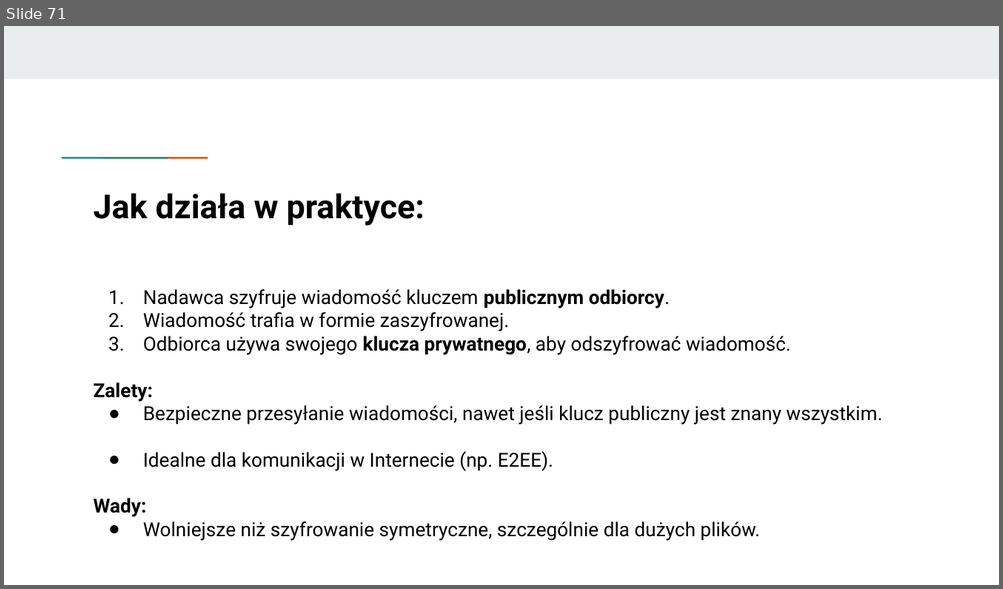
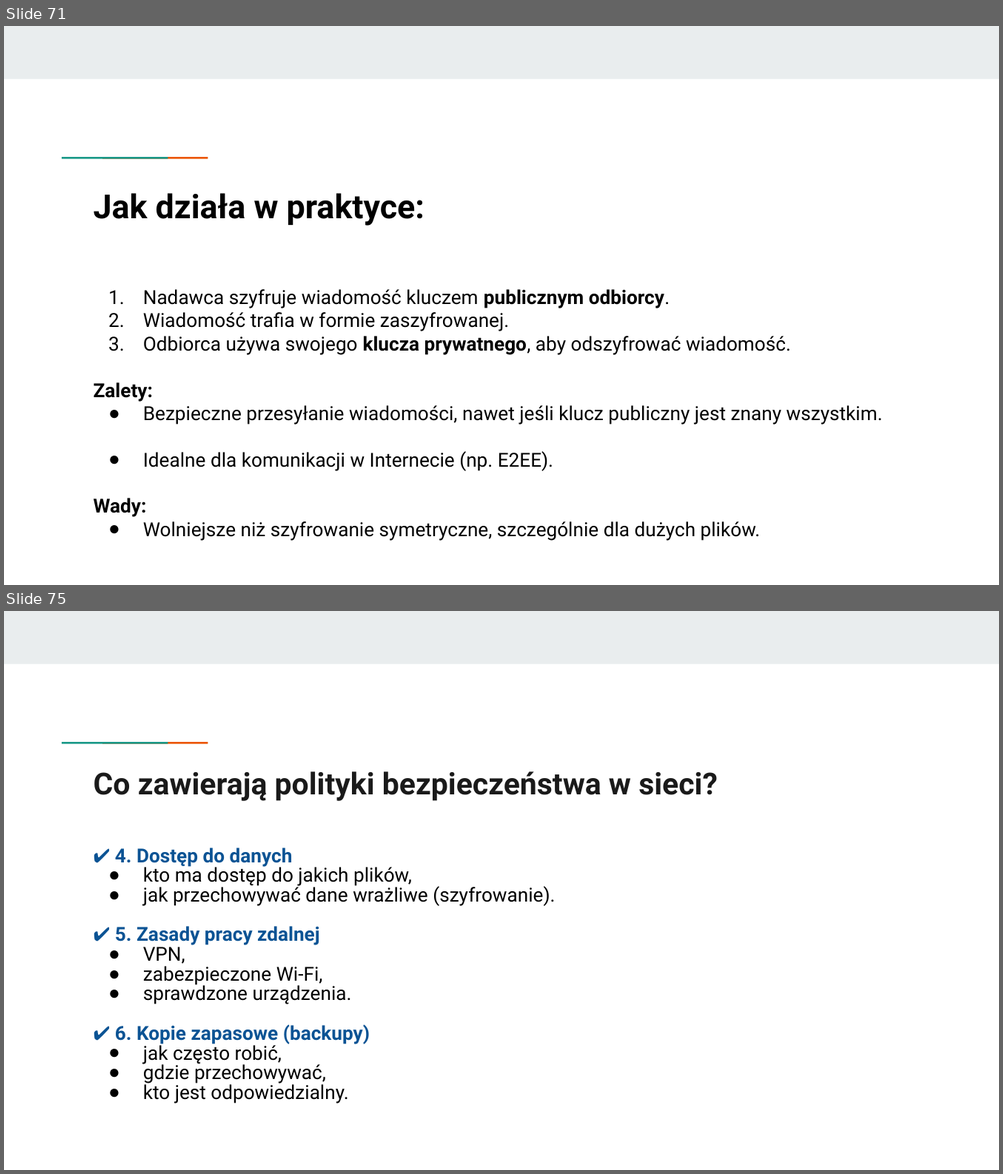
Before and after one commit to KasiaKasia/PRZEDMIOTY, a slide deck: ZASTOSOWANIE_INFORMATYKI/1A-gr_2/Zastosowanie informatyki - 1A gr. 2-plik2.pptx. Shown one above the other, each under a label of ours: slide 71 before the commit, slides 71 and 75 after it; the slides between them are not shown. The pictures are 1003x589 and 1003x1174 pixels, drawn with LibreOffice and Linux fonts; fonts in the diff are those of the drawing. Boxes give left, top, right and bottom in pixels: in the first picture for what was removed or moved away, otherwise in the second. Text is boxed around its words. In the diff, an @@ line names an element or a change of style, - is before the commit and + after.

```diff
--- a/ZASTOSOWANIE_INFORMATYKI/1A-gr_2/Zastosowanie informatyki - 1A gr. 2-plik2.pptx
+++ b/ZASTOSOWANIE_INFORMATYKI/1A-gr_2/Zastosowanie informatyki - 1A gr. 2-plik2.pptx
@@ slide 75 added at (4, 611, 999, 1170), background #FFFFFF; not listed: 3 template elements that a slide beside it also shows @@
@@ title added at (94, 772, 717, 801), 22 pt, text #1A1A1A, bold @@
+Co zawierają polityki bezpieczeństwa w sieci?
@@ text added at (115, 848, 555, 1084), 14 pt, text #000000 @@
+✔ 4. Dostęp do danych
+● kto ma dostęp do jakich plików,
+● jak przechowywać dane wrażliwe (szyfrowanie).
+✔ 5. Zasady pracy zdalnej
+● VPN,
+● zabezpieczone Wi-Fi,
+● sprawdzone urządzenia.
+✔ 6. Kopie zapasowe (backupy)
+● jak często robić,
+● gdzie przechowywać,
+● kto jest odpowiedzialny.
```
Also in this commit, not shown: 7 other slides added, 1 other file.
